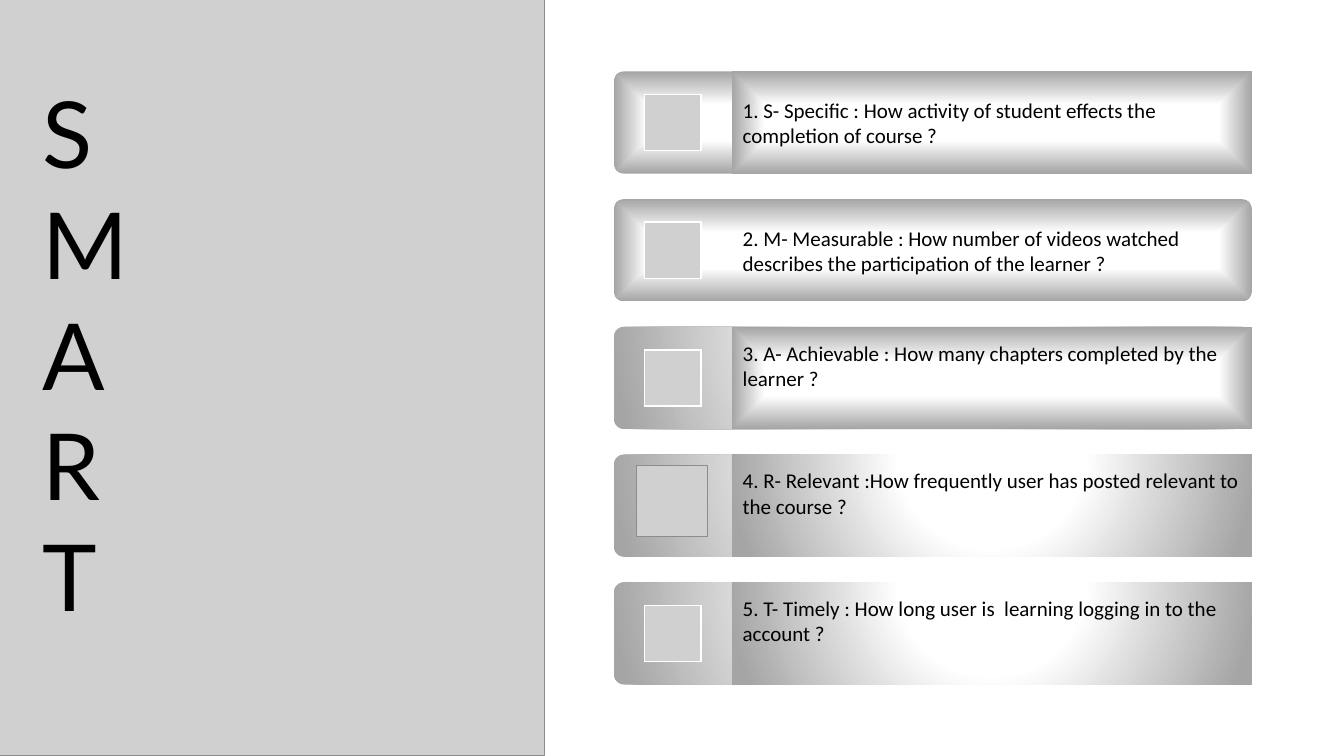
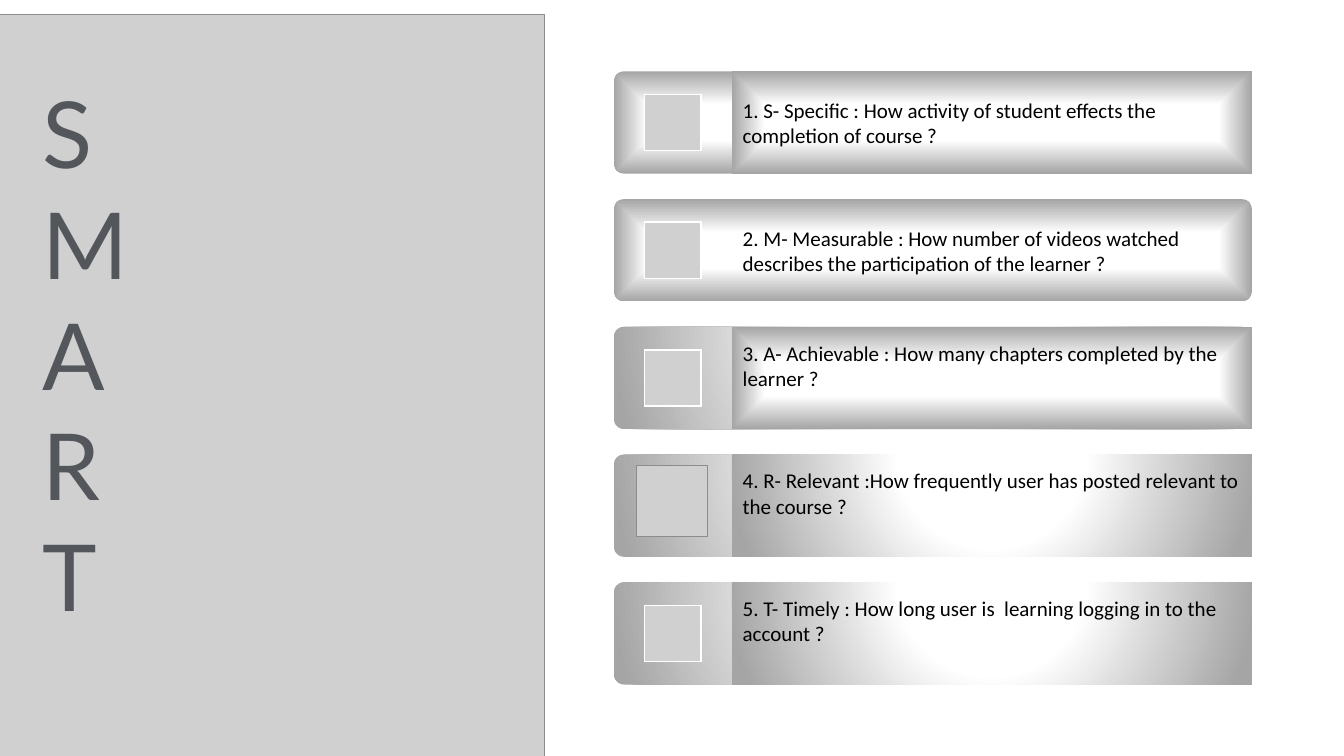
Before and after one commit to MANALI999999/test, a slide deck: slide 3 of Presentation1 [Autosaved].pptx. Drawn at 1344x756 pixels with LibreOffice and Linux fonts; fonts in the diff are those of the drawing; grey boxes stand for pictures. Boxes give left, top, right and bottom in pixels: in the first picture for what was removed or moved away, otherwise in the second. Text is boxed around its words. In the diff, an @@ line names an element or a change of style, - is before the commit and + after.

```diff
--- a/Presentation1 [Autosaved].pptx
+++ b/Presentation1 [Autosaved].pptx
@@ picture: place and size @@
-picture at box(0, 0, 544, 756)
+picture at box(0, 15, 544, 756)
@@ text "S M A R T" at box(42, 101, 128, 611): text colour #000000 to gradient #53575C to #C5C7CA @@
```
Also in this commit, not shown: 6 slides added.
